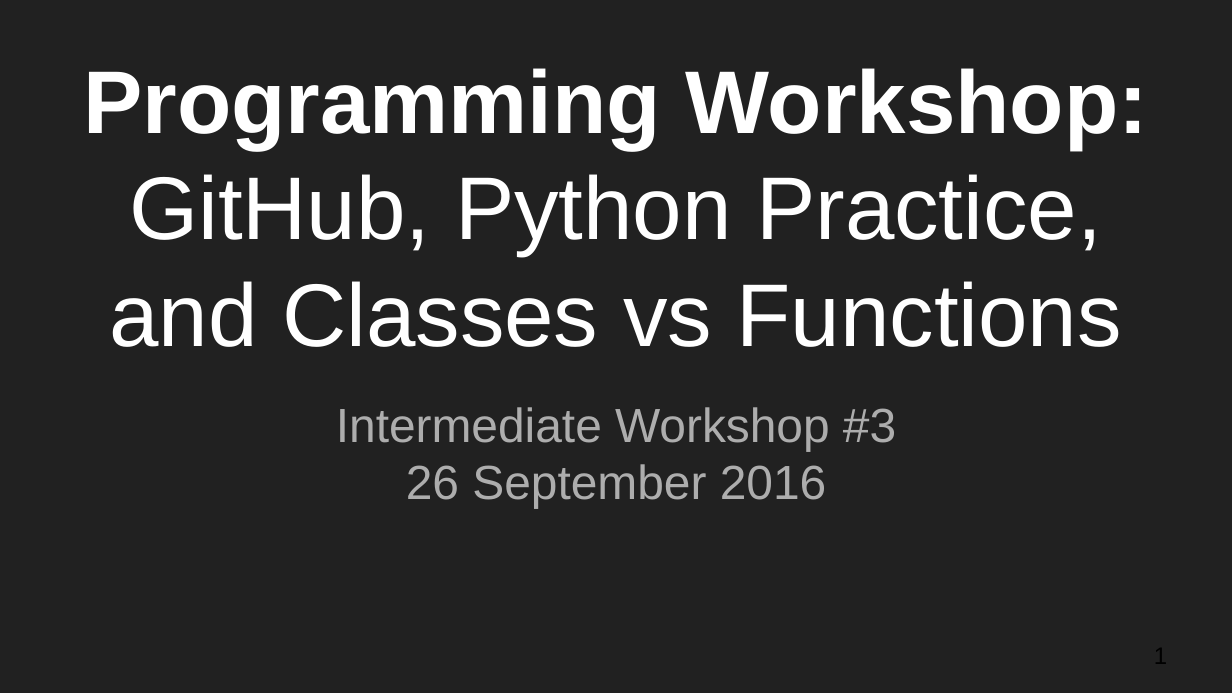
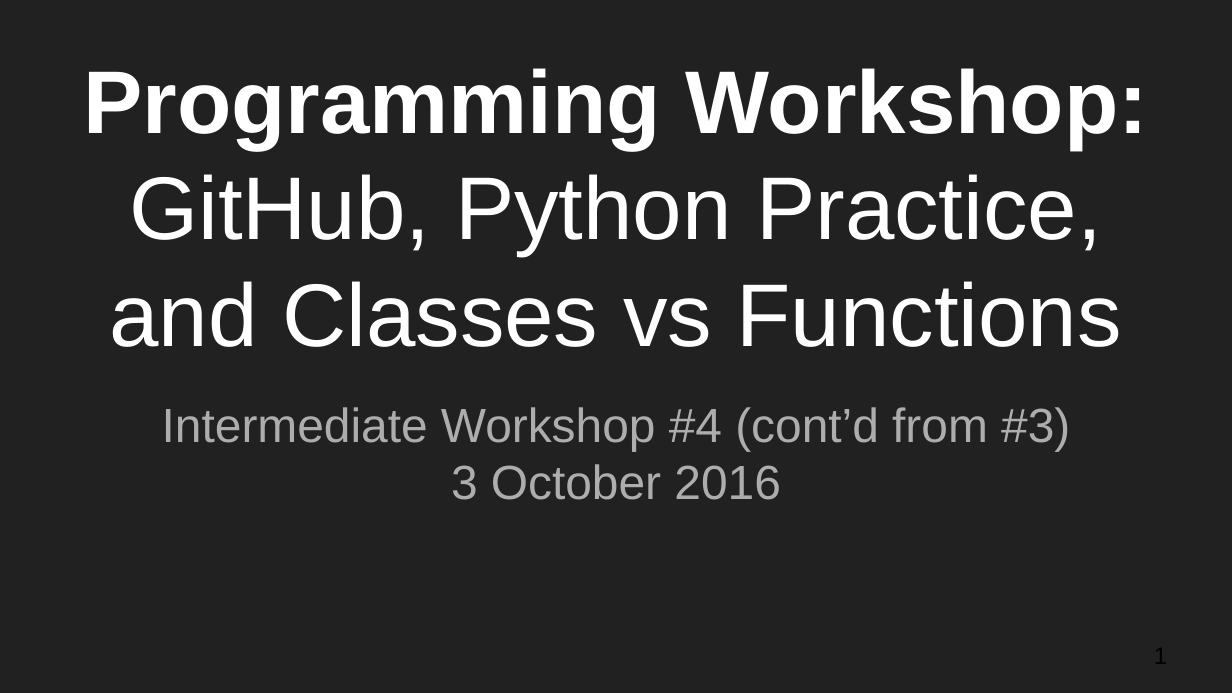
Before and after one commit to mseryn/intermediate_programming_workshops, a slide deck: slide 1 of 3_10_2016/intermediate_workshop_4.pptx. Drawn at 1232x693 pixels with LibreOffice and Linux fonts; fonts in the diff are those of the drawing. Boxes give left, top, right and bottom in pixels: in the first picture for what was removed or moved away, otherwise in the second. Text is boxed around its words. In the diff, an @@ line names an element or a change of style, - is before the commit and + after.

```diff
--- a/3_10_2016/intermediate_workshop_4.pptx
+++ b/3_10_2016/intermediate_workshop_4.pptx
@@ subtitle at <box>162,407,1070,500</box>: text changed @@
-Intermediate Workshop #3
-26 September 2016
+Intermediate Workshop #4 (cont’d from #3)
+3 October 2016
```
Also in this commit, not shown: 1 other slide changed, 1 other file.
